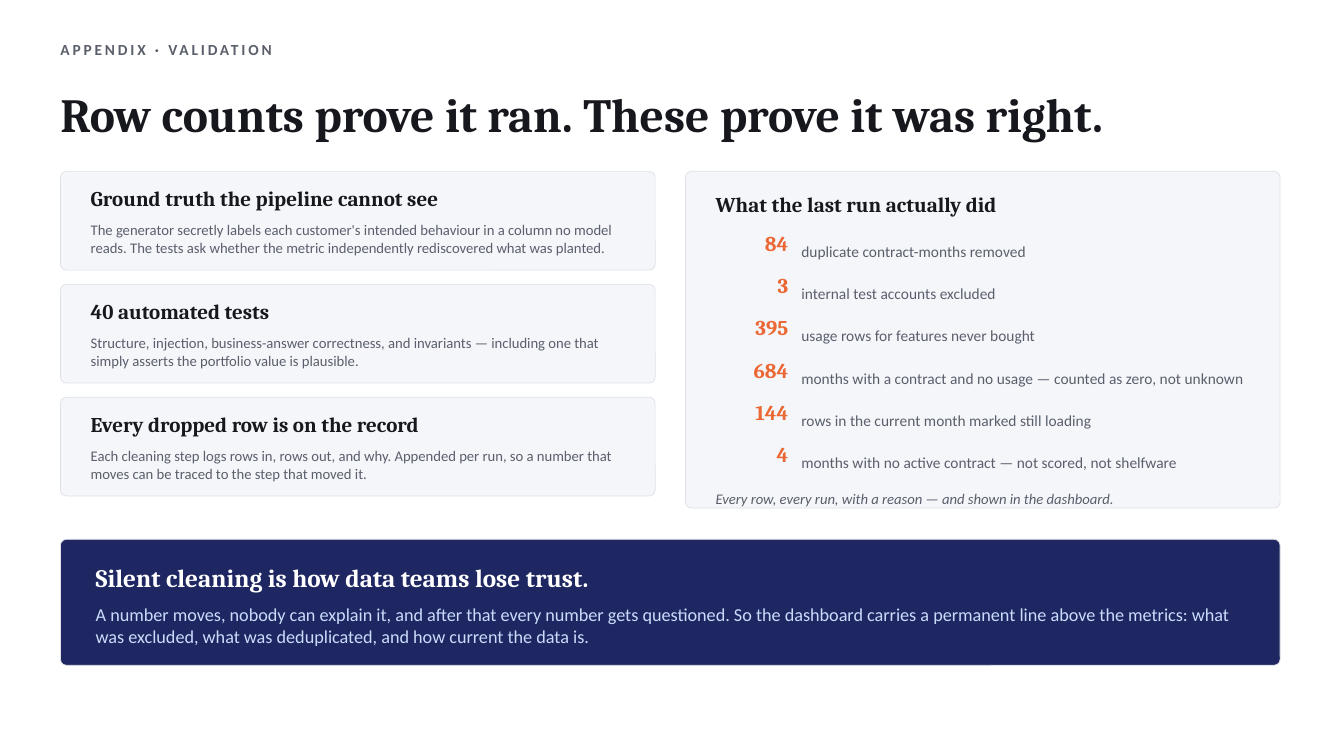
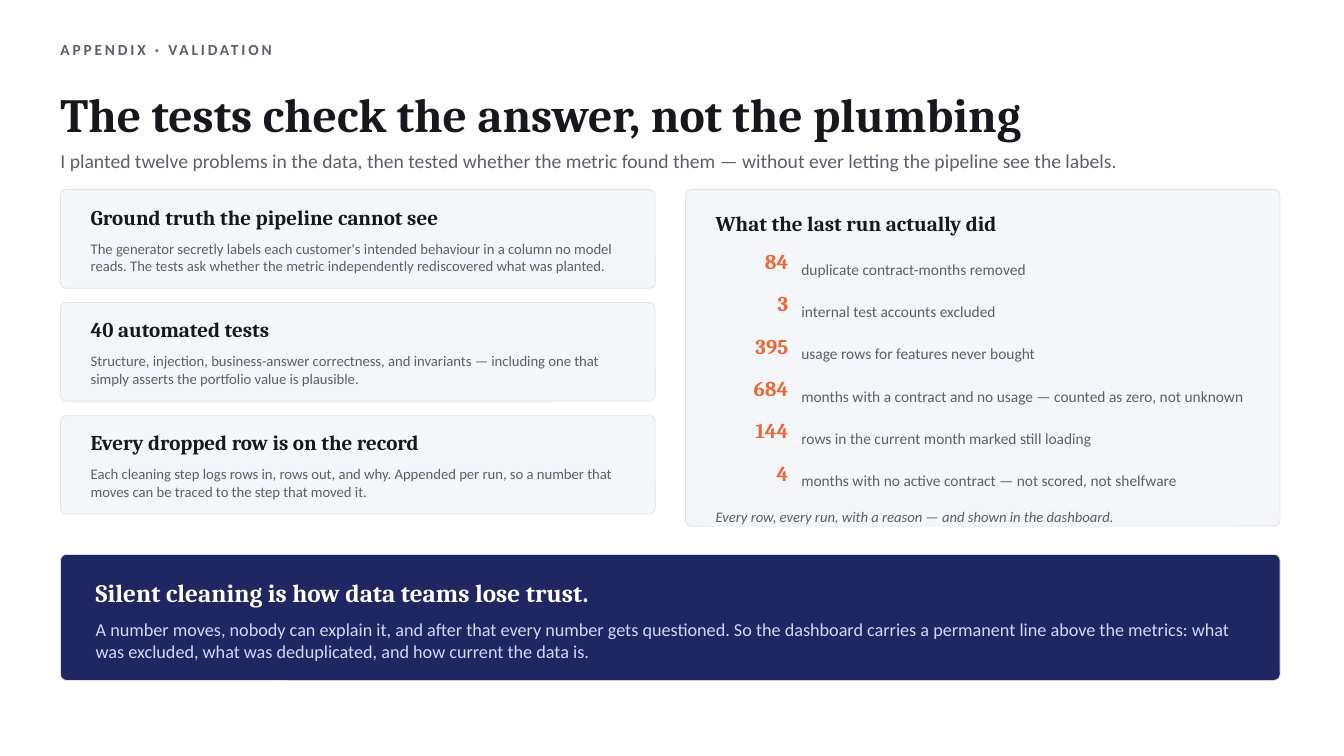
Before and after one commit to suraj-iyer9/AnalyticsFW-Aug2026, a slide deck: slide 13 of docs/executive_deck.pptx. Drawn at 1344x756 pixels with LibreOffice and Linux fonts; fonts in the diff are those of the drawing. Boxes give left, top, right and bottom in pixels: in the first picture for what was removed or moved away, otherwise in the second. Text is boxed around its words. In the diff, an @@ line names an element or a change of style, - is before the commit and + after.

```diff
--- a/docs/executive_deck.pptx
+++ b/docs/executive_deck.pptx
@@ text at (x1=60, y1=99, x2=1021, y2=142): text changed @@
-Row counts prove it ran. These prove it was right.
+The tests check the answer, not the plumbing
@@ text added at (x1=60, y1=154, x2=1116, y2=172), 14 pt, text #5A5F6B @@
+I planted twelve problems in the data, then tested whether the metric found them — without ever letting the pipeline see the labels.
@@ 20 texts, 4 rounded rectangles moved together from (x1=60, y1=171, x2=1280, y2=508) to (x1=60, y1=190, x2=1280, y2=526) @@
@@ 2 texts, 1 rounded rectangle moved together from (x1=60, y1=539, x2=1280, y2=665) to (x1=60, y1=555, x2=1280, y2=681) @@
```
Also in this commit, not shown: 2 other slides changed, 1 slide added, 1 slide removed, 3 other files.
